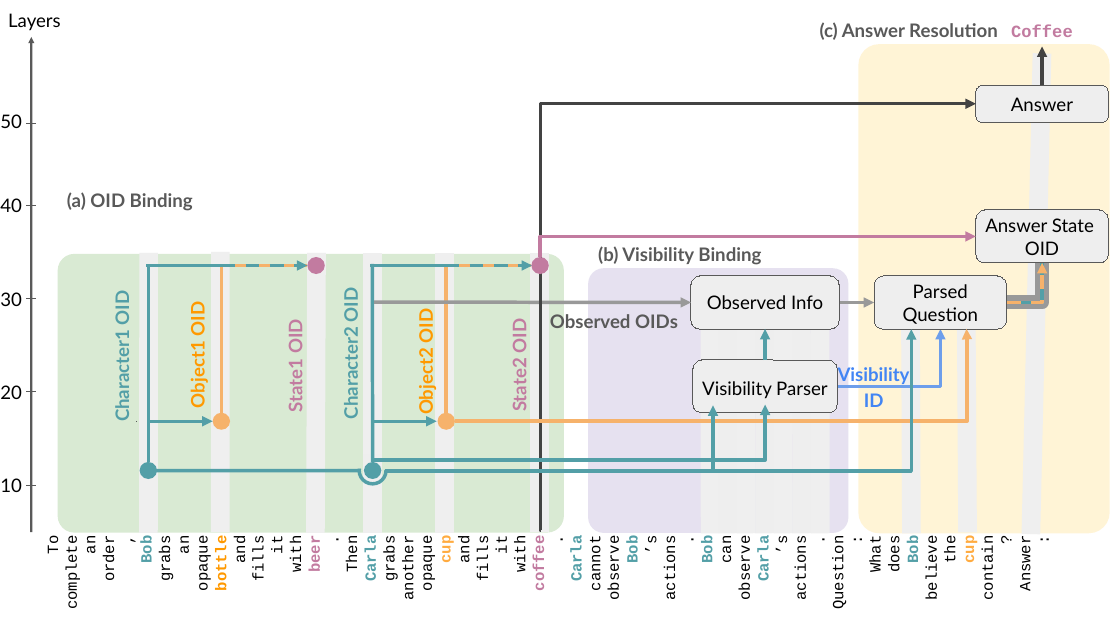
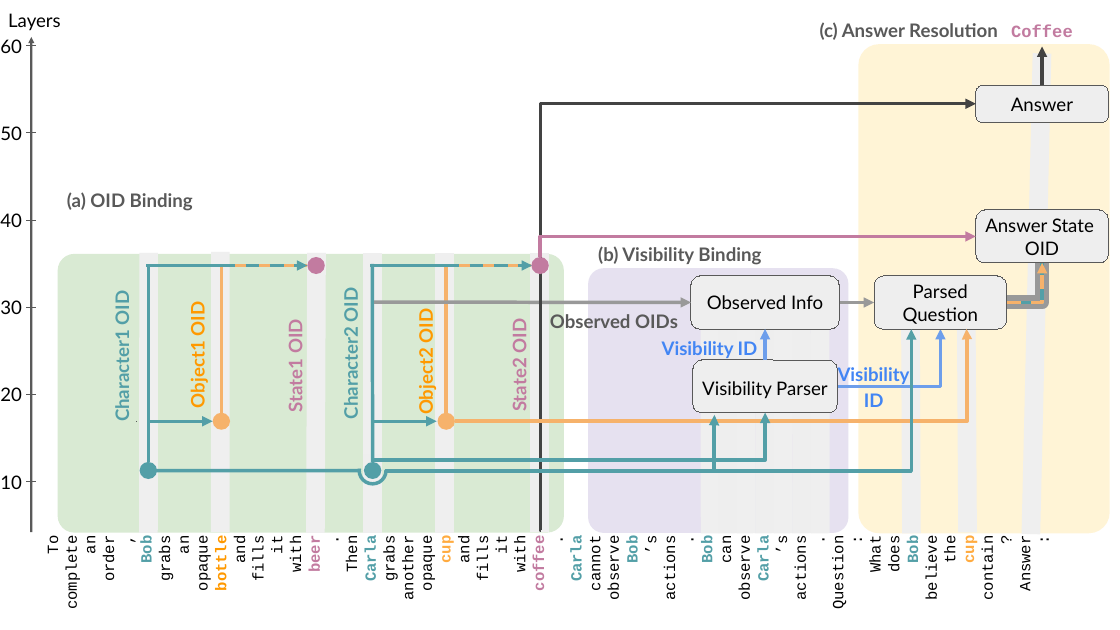
Before and after one commit to umango101/belief_tracking, a slide deck: slide 1 of plots/causal_model/High Level Causal Model.pptx. Drawn at 1120x630 pixels with LibreOffice and Linux fonts; fonts in the diff are those of the drawing. Boxes give left, top, right and bottom in pixels: in the first picture for what was removed or moved away, otherwise in the second. Text is boxed around its words. In the diff, an @@ line names an element or a change of style, - is before the commit and + after.

Commit message:
update causal model fig

```diff
--- a/plots/causal_model/High Level Causal Model.pptx
+++ b/plots/causal_model/High Level Causal Model.pptx
@@ rounded rectangle added at bbox=[0, 36, 40, 55], 12 pt, text #000000 @@
+60
@@ 2 rounded rectangles, 2 lines: place and size @@
-2 rounded rectangles, 2 lines at bbox=[0, 112, 40, 308]
+2 rounded rectangles, 2 lines at bbox=[0, 123, 40, 317]
@@ text "40": place and size @@
-text "40" at bbox=[0, 198, 22, 212]
+text "40" at bbox=[0, 213, 22, 227]
@@ line moved from (26, 205) - (36, 205) to (26, 221) - (36, 221) @@
@@ arrow (765, 360) - (765, 329): stroke #539FA7 2.25 pt to #6D9EEB 2.25 pt @@
@@ text added at bbox=[662, 341, 758, 358], 12 pt, text #4285F4, bold @@
+Visibility ID
@@ elbow arrow moved from (372, 460) - (765, 404) to (372, 460) - (765, 413) @@
@@ elbow arrow moved from (384, 470) - (713, 405) to (384, 470) - (715, 416) @@
@@ line moved from (26, 485) - (36, 485) to (26, 482) - (36, 482) @@
```
